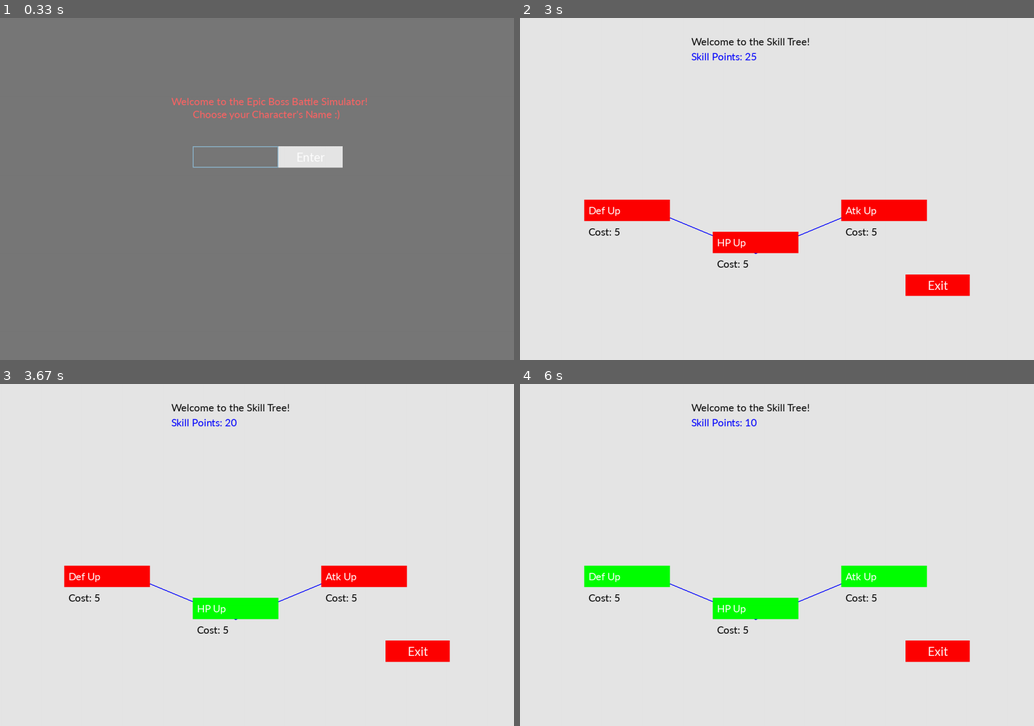
Above: before the commit, frames 1-4 (two rows, left to right).
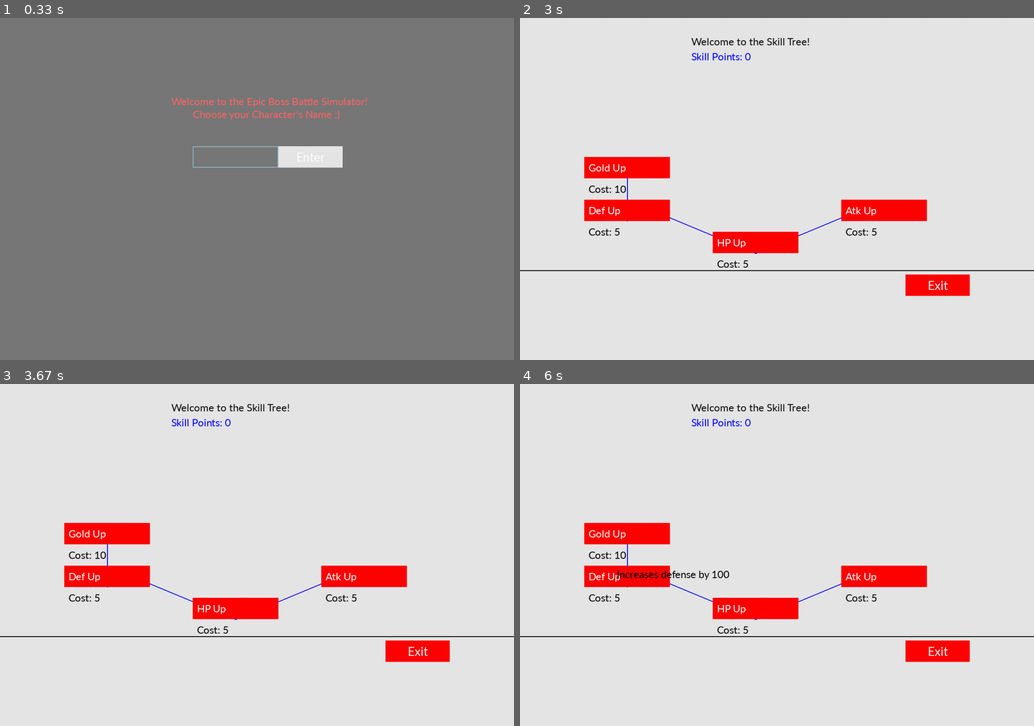
Above: after the commit, the same moments.

Repository: Krybto1/EBBS
Game: pygame game, started from pygame/pygame_ver.py
The game is run twice, just before and just after one commit, with the same random seed, the same clock (stepped at 60 frames per second) and the same inputs.
Inputs (mouse positions are in pixels of both pictures, inside the frame that each line leads up to):
- Up to frame 1 (0.33 s): no input
- Up to frame 2 (3 s): click "Enter" at 0.38 s; click "Attack" at 0.72 s; click (854, 69) at 1.07 s; click (787, 72) at 1.38 s; click (761, 130) at 2.23 s; click "Skill Tree" at 2.9 s
- Up to frame 3 (3.67 s): click "HP Up" at 3.22 s; click (364, 493) at 3.55 s
- Up to frame 4 (6 s): click "Atk Up" at 4.38 s; click (627, 534) at 4.72 s; click (699, 654) at 5.05 s; click (617, 575) at 5.88 s

Frame 1 is identical in both runs. In frame 2, 1.5% of the frame differs, in the area x 0-100%, y 10-74%; in frame 3, 2.6%; in frame 4, 4.9%.

Commit message:
Skill Tree fix/update

Diff:
--- a/pygame/loader.py
+++ b/pygame/loader.py
@@ -58,4 +58,3 @@
 
 if __name__ == "__main__":
     items = load("items.json")
-    print(get_item_by_name(items, "Stick"))
--- a/pygame/pygame_ver.py
+++ b/pygame/pygame_ver.py
@@ -139,17 +139,55 @@
             x, y = skill_positions[skill_id]
 
             if x <= pos[0] <= x + 200 and y <= pos[1] <= y + 50:
-                success, Knight1.skill_points = loader.buy_skill(skill_tree, skill_id, Knight1.skill_points)  # Jetzt mit Skillpunkten
+                success, Knight1.skill_points = loader.buy_skill(skill_tree, skill_id, Knight1.skill_points)
                 if success:
                     skill_health = loader.get_skill_by_id(skill_tree, skill_id)["stats"][0]["health"]
                     skill_defense = loader.get_skill_by_id(skill_tree, skill_id)["stats"][0]["defense"]
                     skill_attack = loader.get_skill_by_id(skill_tree, skill_id)["stats"][0]["attack"]
+                    skill_gold = loader.get_skill_by_id(skill_tree, skill_id)["stats"][0]["goldgain"]
 
                     Knight1.set_bonus(Knight1.get_bonus() + skill_health)
                     Knight1.set_defense(Knight1.get_defense() + skill_defense)
                     Knight1.set_attack(Knight1.get_attack() + skill_attack)
+                    Knight1.set_goldgain(Knight1.get_goldgain() + skill_gold)
                 else:
                     print(f"Skill {skill['name']} konnte nicht gekauft werden.")
+
+    def draw_skill_tree():
+        for skill in skill_tree:
+            skill_id = skill["id"]
+            x, y = skill_positions[skill_id]
+
+            for dep in skill["dependencies"]:
+                dep_x, dep_y = skill_positions[dep]
+                pygame.draw.line(screen, BLUE, (x + 100, y), (dep_x + 100, dep_y + 50), 2)
+
+        for skill in skill_tree:
+            skill_id = skill["id"]
+            x, y = skill_positions[skill_id]
+
+            unlocked_color = GREEN if skill["is_unlocked"] else RED
+            pygame.draw.rect(screen, unlocked_color, (x, y, 200, 50))
+
+            text = font.render(skill["name"], True, WHITE)
+            screen.blit(text, (x + 10, y + 10))
+
+            cost_text = font.render(f"Cost: {skill['skill_cost']}", True, BLACK)
+            screen.blit(cost_text, (x + 10, y + 60))
+
+        points_text = font.render(f"Skill Points: {Knight1.skill_points}", True, BLUE)
+        screen.blit(points_text, (400, 75))
+
+    def handle_hover(pos):
+        for skill in skill_tree:
+            skill_id = skill["id"]
+            x, y = skill_positions[skill_id]
+
+            if x <= pos[0] <= x + 200 and y <= pos[1] <= y + 50:
+                hover_text = f"{skill['hover_text']}"
+                text_surface = font.render(hover_text, True, BLACK)
+                screen.blit(text_surface, (pos[0], pos[1] - 20))
+                break
 
     while skill_tree_active:
         screen.fill((230, 230, 230))
@@ -158,43 +196,12 @@
         skill_positions = {
             1: (450, 500),
             2: (750, 425),
-            3: (150, 425)
+            3: (150, 425),
+            4: (150, 325)
         }
 
-        def draw_skill_tree():
-            # Zeichne Abhängigkeiten (Verbindungslinien)
-            for skill in skill_tree:
-                skill_id = skill["id"]
-                x, y = skill_positions[skill_id]
-
-                for dep in skill["dependencies"]:
-                    dep_x, dep_y = skill_positions[dep]
-                    pygame.draw.line(screen, BLUE, (x + 100, y), (dep_x + 100, dep_y + 50), 2)
-
-            # Draw Skills
-            for skill in skill_tree:
-                skill_id = skill["id"]
-                x, y = skill_positions[skill_id]
-
-                # Color based on Unlock
-                unlocked_color = GREEN if skill["is_unlocked"] else RED
-                pygame.draw.rect(screen, unlocked_color, (x, y, 200, 50))
-
-                # Skill Name
-                text = font.render(skill["name"], True, WHITE)
-                screen.blit(text, (x + 10, y + 10))
-
-                # Skill Cost
-                cost_text = font.render(f"Cost: {skill['skill_cost']}", True, BLACK)
-                screen.blit(cost_text, (x + 10, y + 60))
-
-            # Skillpoints
-            points_text = font.render(f"Skill Points: {Knight1.skill_points}", True, BLUE)
-            screen.blit(points_text, (400, 75))
-
-            pygame.display.flip()
-
-        # Draw background boxes for shop items
+        draw_skill_tree()
+
         for event in pygame.event.get():
             if event.type == pygame.QUIT:
                 pygame.quit()
@@ -204,14 +211,16 @@
             if Skill_Tree_Exit_Button.is_clicked(event):
                 skill_tree_active = False
 
-        draw_skill_tree()
+        mouse_pos = pygame.mouse.get_pos()
+        handle_hover(mouse_pos)
+
         pygame.draw.line(screen, (0, 0, 0), (0, 590), (1200, 590), 2)
         pygame.display.flip()
 
 
 def main():
     CharName = pregame_screen()
-    Knight1 = Knight(CharName, 100, 15, 10, 1, 0.01, 10, 100, 1, skill_points=25)
+    Knight1 = Knight(CharName, 100, 15, 10, 1, 0.01, 10, 100, 1, skill_points=0)
     Boss1 = Boss(f"{misc2.rarity_tiers[0]} {'Goblin'}", 75, 13, 5, 1)
     pygame.init()
     action_message = ""
@@ -232,8 +241,6 @@
                      2: (0, 200, 160),
                      1: (0, 0, 255),
                      99: (0, 255, 0)} # 99 is for defeated
-
-
 
     font_loader = "C:/Windows/Fonts/Calibri.ttf"
     font = pygame.font.Font(font_loader, 27)
--- a/pygame/skill_tree.json
+++ b/pygame/skill_tree.json
@@ -7,11 +7,13 @@
         {
           "health": 300,
           "attack": 0,
-          "defense": 0
+          "defense": 0,
+          "goldgain": 0
         }
       ],
       "dependencies": [],
-      "is_unlocked": false
+      "is_unlocked": false,
+      "hover_text": "Increases health by 300"
     },
     {
       "id": 2,
@@ -21,13 +23,15 @@
         {
           "attack": 100,
           "defense": 0,
-          "health": 0
+          "health": 0,
+          "goldgain": 0
         }
       ],
       "dependencies": [
         1
       ],
-      "is_unlocked": false
+      "is_unlocked": false,
+      "hover_text": "Increases attack by 100"
     },
     {
       "id": 3,
@@ -37,12 +41,32 @@
         {
           "defense": 100,
           "health": 0,
-          "attack": 0
+          "attack": 0,
+          "goldgain": 0
         }
       ],
       "dependencies": [
         1
       ],
-      "is_unlocked": false
-    }
-  ]
+      "is_unlocked": false,
+      "hover_text": "Increases defense by 100"
+    },
+  {
+    "id": 4,
+    "name": "Gold Up",
+    "skill_cost": 10,
+    "stats": [
+      {
+        "health": 0,
+        "attack": 0,
+        "defense": 0,
+        "goldgain": 0.5
+      }
+    ],
+    "dependencies": [
+      3
+    ],
+    "is_unlocked": false,
+    "hover_text": "Increases gold gain by 50%"
+  }
+]
